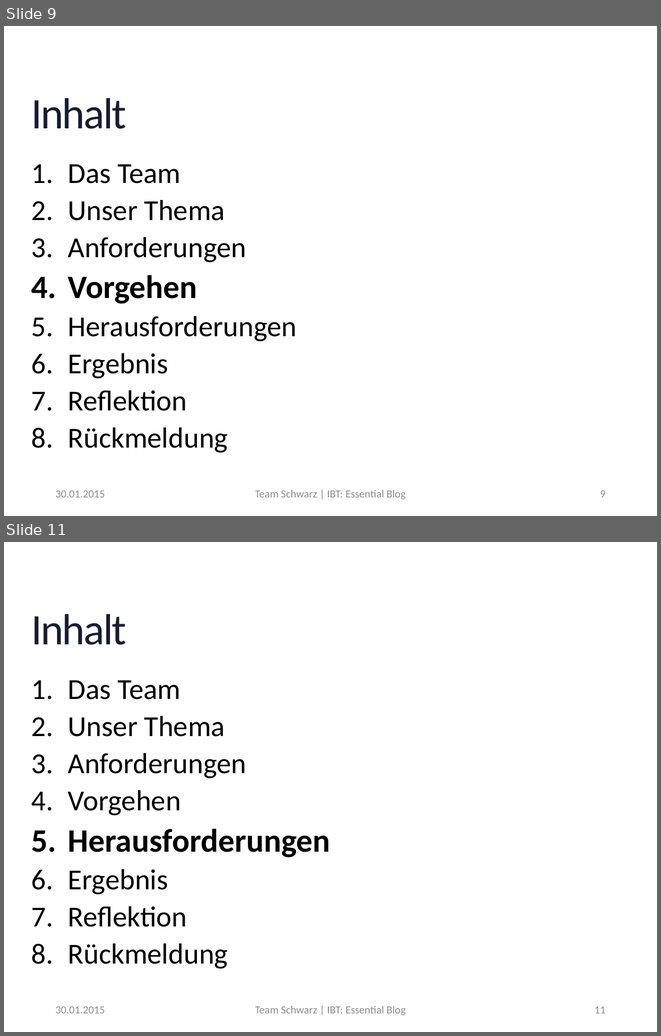
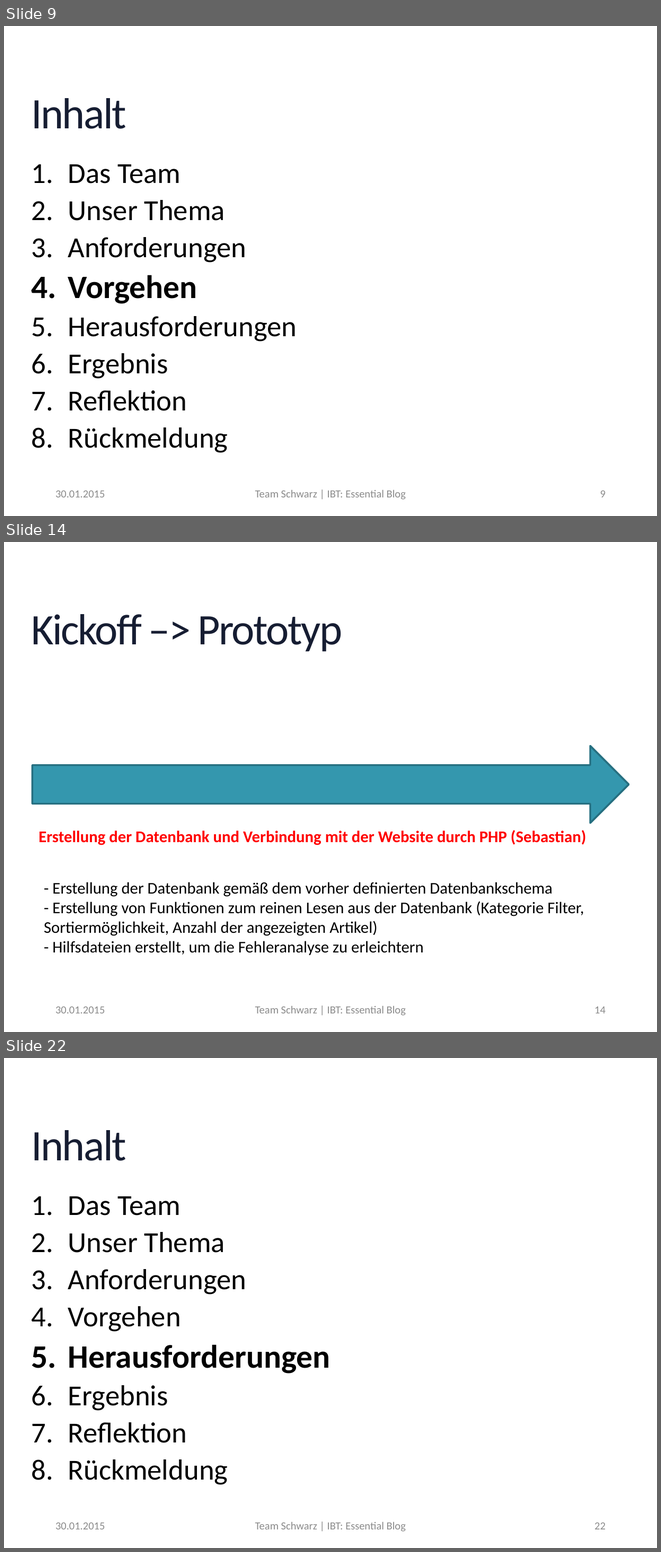
Before and after one commit to MrXXX92/EssentialBlog, a slide deck: Notizen/Präsentation_EssentialBlog.pptx. Shown one above the other, each under a label of ours: slides 9 and 11 before the commit, slides 9, 14 and 22 after it; the slides between them are not shown. The pictures are 661x1036 and 661x1552 pixels, drawn with LibreOffice and Linux fonts; fonts in the diff are those of the drawing; background and template pictures are left out. Boxes give left, top, right and bottom in pixels: in the first picture for what was removed or moved away, otherwise in the second. Text is boxed around its words. In the diff, an @@ line names an element or a change of style, - is before the commit and + after.

Commit message:
Präsentation zum Teil Vorgehen erstellt

```diff
--- a/Notizen/Präsentation_EssentialBlog.pptx
+++ b/Notizen/Präsentation_EssentialBlog.pptx
@@ slide 14 added at (4,542,657,1032), background picture (left out) @@
@@ title added at (31,614,342,652), 48 pt, text gradient #2E59B0 to #161D32 to #000000 @@
+Kickoff –> Prototyp
@@ right arrow added at (32,746,628,823), fill #3497AE, outline #267081 2 pt @@
@@ text added at (38,830,586,845), 18 pt, text #FF0000, bold @@
+Erstellung der Datenbank und Verbindung mit der Website durch PHP (Sebastian)
@@ text added at (44,882,584,955), 18 pt, text #000000 @@
+- Erstellung der Datenbank gemäß dem vorher definierten Datenbankschema
+- Erstellung von Funktionen zum reinen Lesen aus der Datenbank (Kategorie Filter, Sortiermöglichkeit, Anzahl der angezeigten Artikel)
+- Hilfsdateien erstellt, um die Fehleranalyse zu erleichtern
@@ text added at (55,1006,105,1013), 12 pt, text #8C8C8C @@
+30.01.2015
@@ text added at (255,1006,406,1015), 12 pt, text #8C8C8C @@
+Team Schwarz | IBT: Essential Blog
@@ page number added at (594,1006,606,1013), 12 pt, text #8C8C8C @@
+14
@@ what was slide 11 is now slide 22 @@
@@ page number at (594,1522,606,1529): text changed @@
-11
+22
```
Also in this commit, not shown: 2 slides changed, 10 other slides added.
